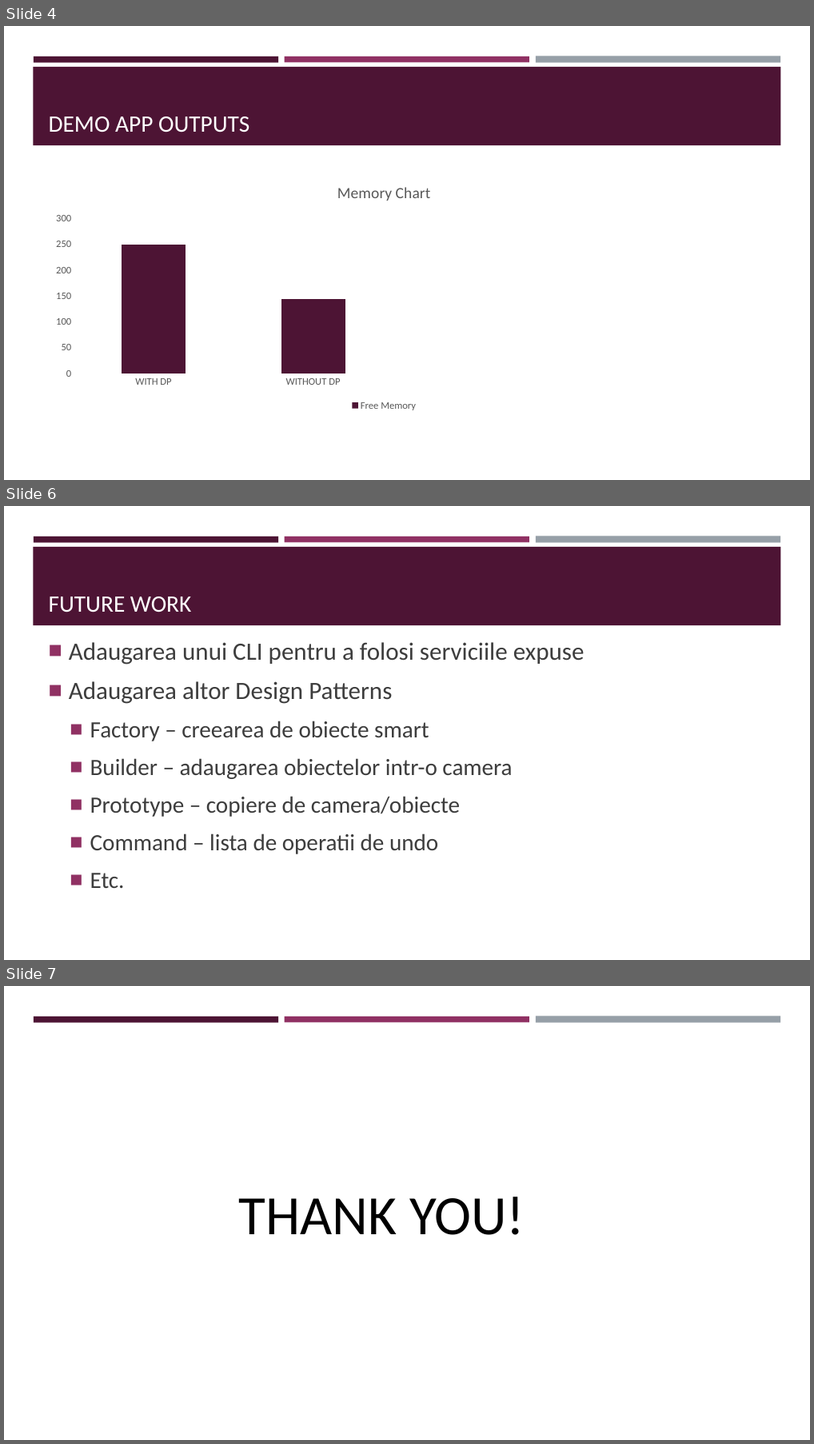
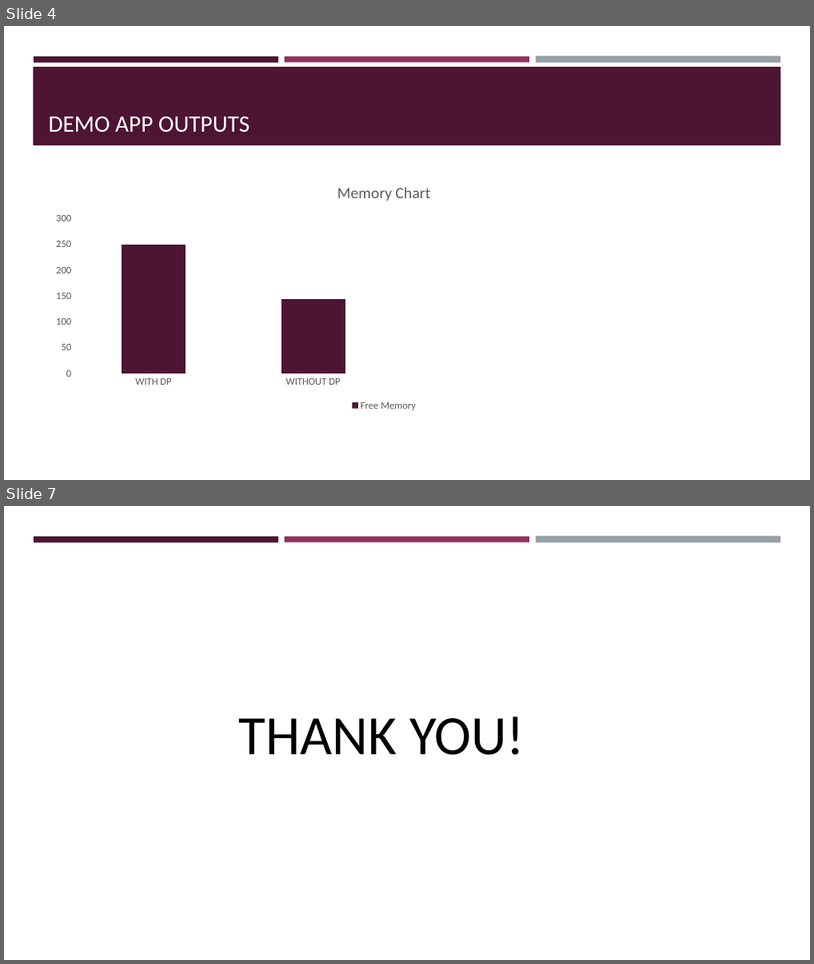
Before and after one commit to siot12/SASPS-Project, a slide deck: docs/Milestone 2.pptx. Shown one above the other, each under a label of ours: slides 4, 6 and 7 before the commit, slides 4 and 7 after it; the slides between them are not shown. The pictures are 814x1444 and 814x964 pixels, drawn with LibreOffice and Linux fonts; fonts in the diff are those of the drawing. Boxes give left, top, right and bottom in pixels: in the first picture for what was removed or moved away, otherwise in the second. Text is boxed around its words. In the diff, an @@ line names an element or a change of style, - is before the commit and + after.

```diff
--- a/docs/Milestone 2.pptx
+++ b/docs/Milestone 2.pptx
@@ slide 6 removed at [4, 506, 810, 960], background #FFFFFF; not listed: 4 template elements that a slide beside it also shows @@
@@ title removed at [49, 596, 191, 612] @@
-FUTURE WORK
@@ text removed at [69, 642, 585, 888] @@
-■ Adaugarea unui CLI pentru a folosi serviciile expuse
-■ Adaugarea altor Design Patterns
-  ■ Factory – creearea de obiecte smart
-  ■ Builder – adaugarea obiectelor intr-o camera
-  ■ Prototype – copiere de camera/obiecte
-  ■ Command – lista de operatii de undo
-  ■ Etc.
```
Also in this commit, not shown: 4 slides changed, 1 slide added.
